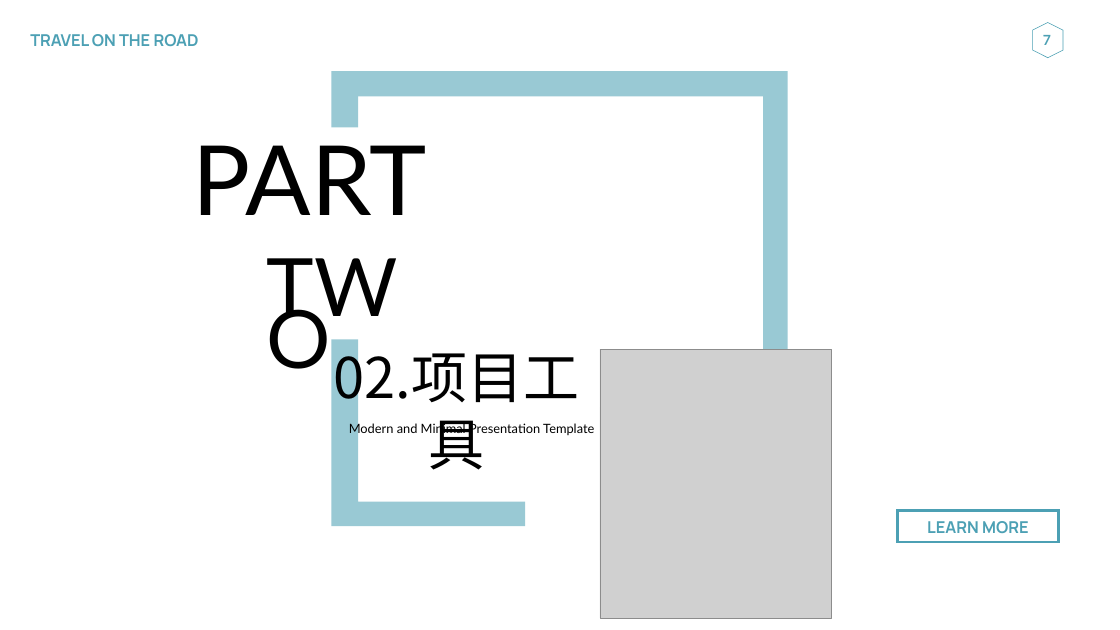
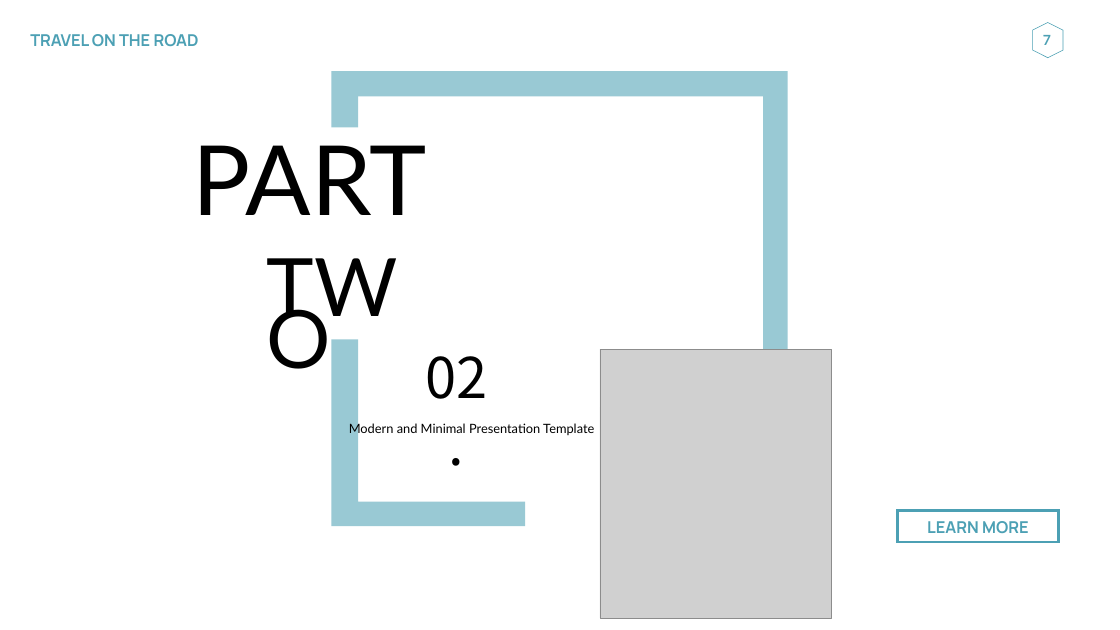
Before and after one commit to ZUCC-MUSICDREAM/start, a slide deck: slide 7 of SE2021-G013-项目计划书/选题ppt.pptx. Drawn at 1120x630 pixels with LibreOffice and Linux fonts; fonts in the diff are those of the drawing; grey boxes stand for pictures. Boxes give left, top, right and bottom in pixels: in the first picture for what was removed or moved away, otherwise in the second. Text is boxed around its words. In the diff, an @@ line names an element or a change of style, - is before the commit and + after.

```diff
--- a/SE2021-G013-项目计划书/选题ppt.pptx
+++ b/SE2021-G013-项目计划书/选题ppt.pptx
@@ text at (425, 356, 487, 399): text changed @@
-02.项目工具
+02.
```
Also in this commit, not shown: 9 other slides changed, 1 slide added, 1 slide removed.
